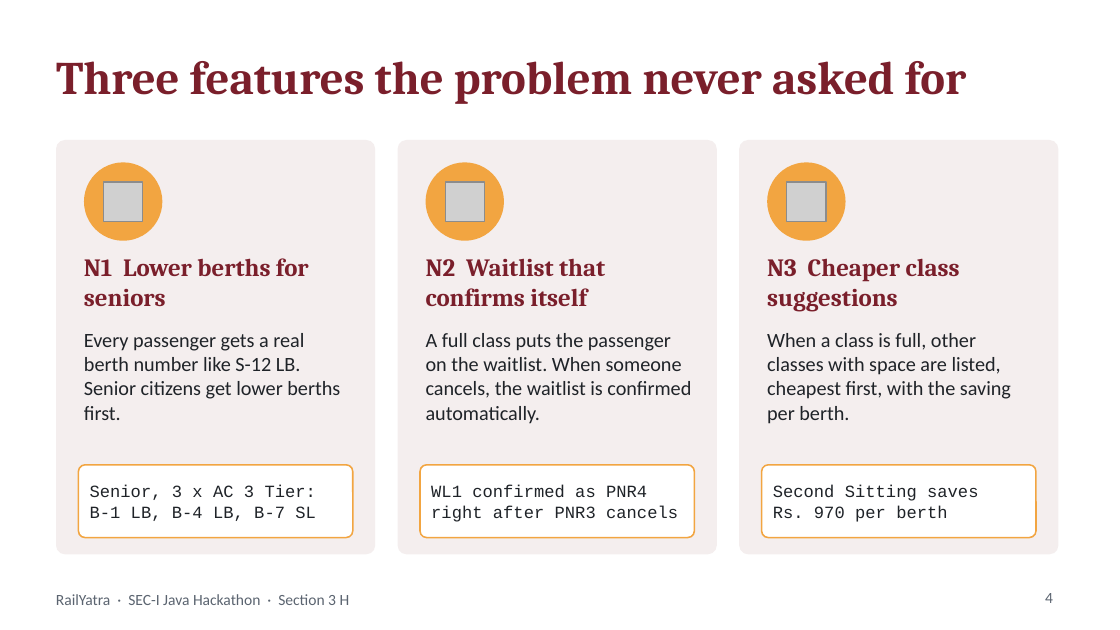
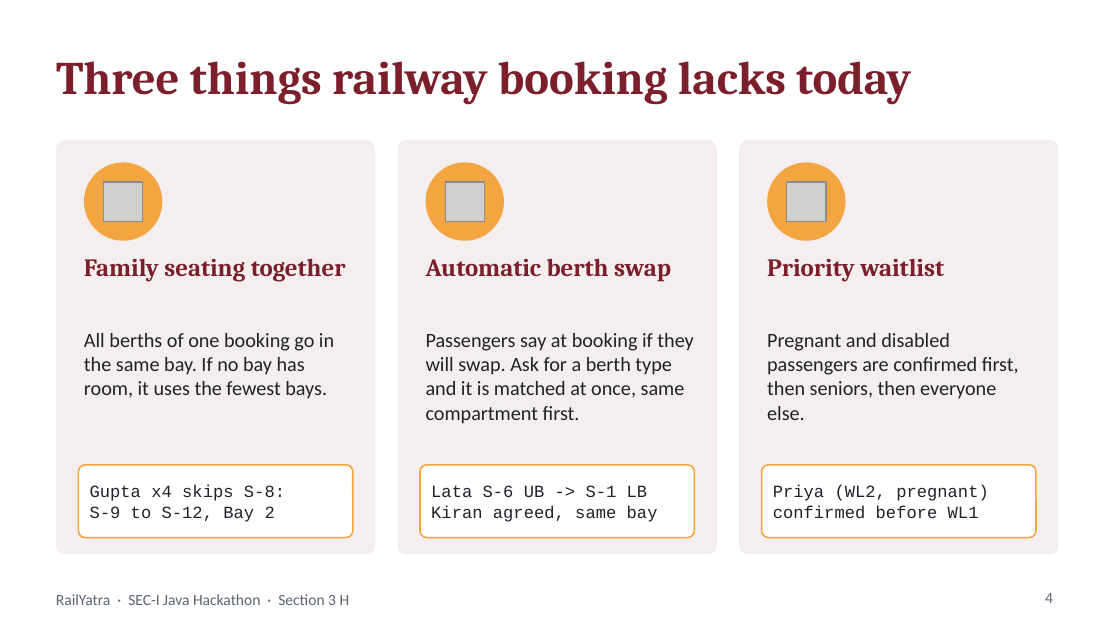
Before and after one commit to pandeylakshya207-max/RailYatra, a slide deck: slide 4 of RailYatra_Presentation.pptx. Drawn at 1120x630 pixels with LibreOffice and Linux fonts; fonts in the diff are those of the drawing; grey boxes stand for pictures. Boxes give left, top, right and bottom in pixels: in the first picture for what was removed or moved away, otherwise in the second. Text is boxed around its words. In the diff, an @@ line names an element or a change of style, - is before the commit and + after.

Commit message:
Add family seating, automatic berth swap, priority waitlist, choose-berth cancel, web app and Render deploy

```diff
--- a/RailYatra_Presentation.pptx
+++ b/RailYatra_Presentation.pptx
@@ title at [56,61,911,104]: text changed @@
-Three features the problem never asked for
+Three things railway booking lacks today
@@ text at [84,258,346,282]: text changed @@
-N1 Lower berths for seniors
+Family seating together
@@ text at [426,258,671,282]: text changed @@
-N2 Waitlist that confirms itself
+Automatic berth swap
@@ text at [767,258,944,282]: text changed @@
-N3 Cheaper class suggestions
+Priority waitlist
@@ text at [84,333,334,399]: text changed @@
-Every passenger gets a real berth number like S-12 LB. Senior citizens get lower berths first.
+All berths of one booking go in the same bay. If no bay has room, it uses the fewest bays.
@@ text at [426,333,693,424]: text changed @@
-A full class puts the passenger on the waitlist. When someone cancels, the waitlist is confirmed automatically.
+Passengers say at booking if they will swap. Ask for a berth type and it is matched at once, same compartment first.
@@ text at [767,333,1019,420]: text changed @@
-When a class is full, other classes with space are listed, cheapest first, with the saving per berth.
+Pregnant and disabled passengers are confirmed first, then seniors, then everyone else.
@@ text at [90,485,285,522]: text changed @@
-Senior, 3 x AC 3 Tier:
-B-1 LB, B-4 LB, B-7 SL
+Gupta x4 skips S-8:
+S-9 to S-12, Bay 2
@@ text at [431,485,658,522]: text changed @@
-WL1 confirmed as PNR4
-right after PNR3 cancels
+Lata S-6 UB -> S-1 LB
+Kiran agreed, same bay
@@ text at [773,485,989,519]: text changed @@
-Second Sitting saves
-Rs. 970 per berth
+Priya (WL2, pregnant)
+confirmed before WL1
```
Also in this commit, not shown: 5 other slides changed, 18 other files.
